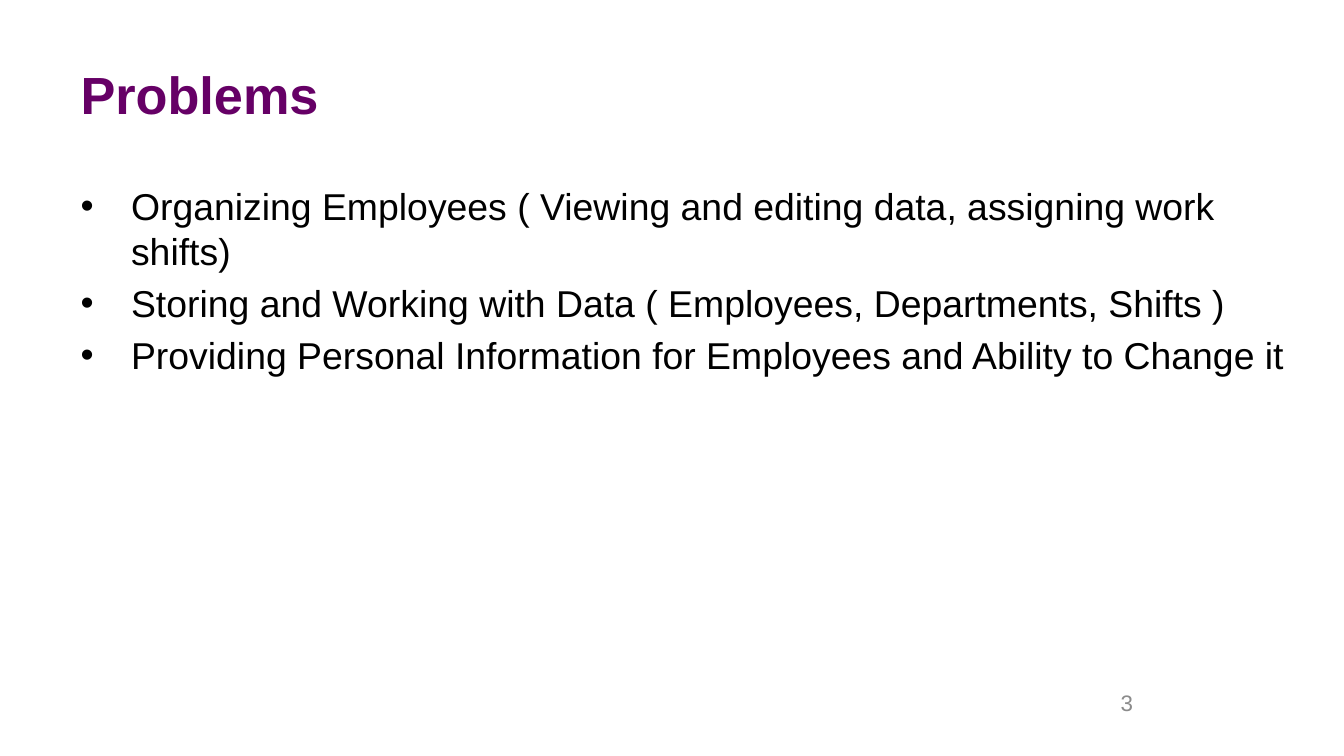
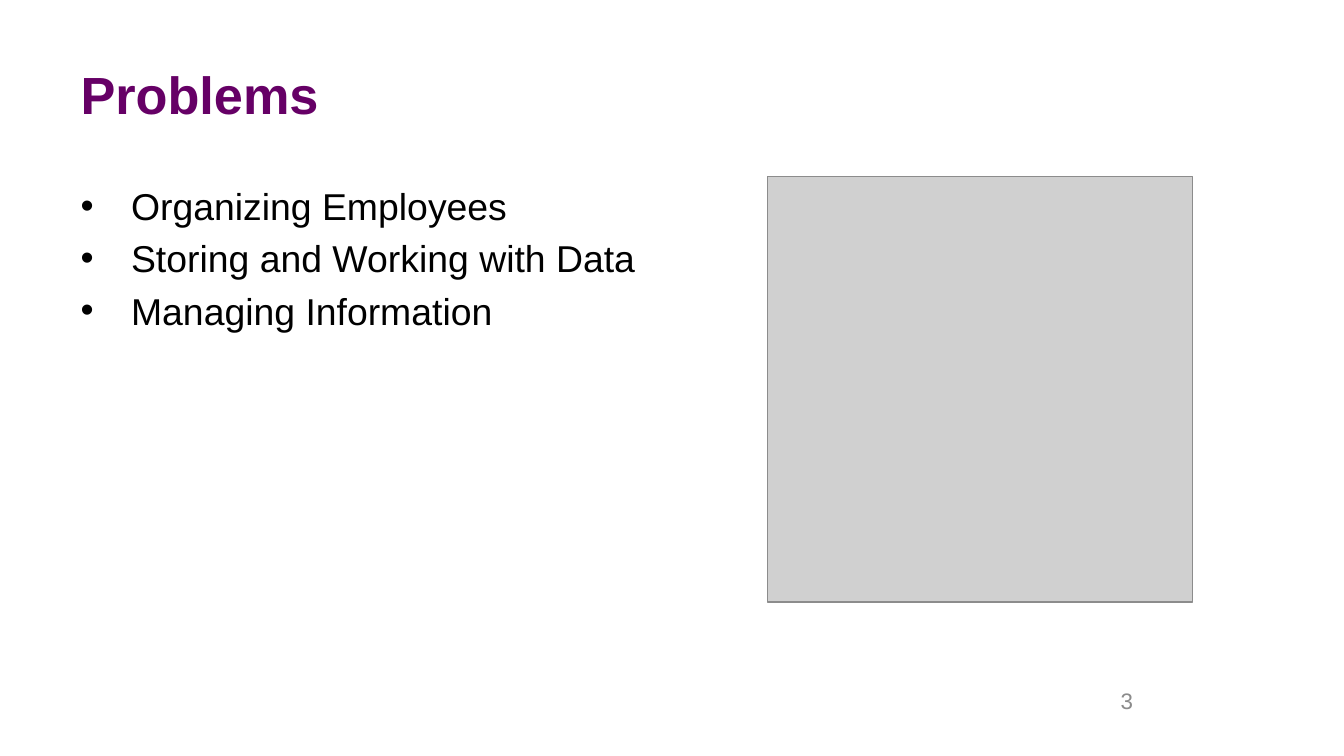
Before and after one commit to MateiMitran/MediaBazaarSemester2, a slide deck: slide 3 of MediaBazaar_Presentation.pptx. Drawn at 1344x756 pixels with LibreOffice and Linux fonts; fonts in the diff are those of the drawing; grey boxes stand for pictures; background and template pictures are left out. Boxes give left, top, right and bottom in pixels: in the first picture for what was removed or moved away, otherwise in the second. Text is boxed around its words. In the diff, an @@ line names an element or a change of style, - is before the commit and + after.

```diff
--- a/MediaBazaar_Presentation.pptx
+++ b/MediaBazaar_Presentation.pptx
@@ picture added at (767, 176, 1193, 602) @@
@@ text at (131, 193, 635, 332): text changed @@
-• Organizing Employees ( Viewing and editing data, assigning work shifts)
-• Storing and Working with Data ( Employees, Departments, Shifts )
-• Providing Personal Information for Employees and Ability to Change it
+• Organizing Employees
+• Storing and Working with Data
+• Managing Information
@@ page number at (1121, 693, 1133, 709): line spacing 1 to 0.9; more space between paragraphs @@
```
Also in this commit, not shown: 3 other slides changed.
